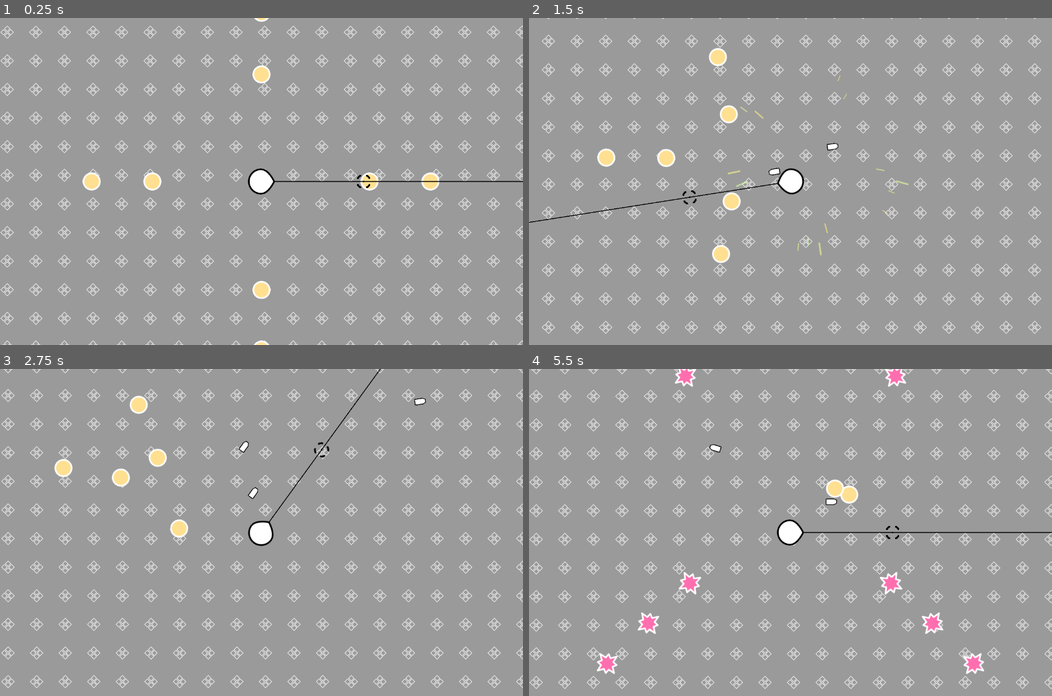
Above: before the commit, frames 1-4 (two rows, left to right).
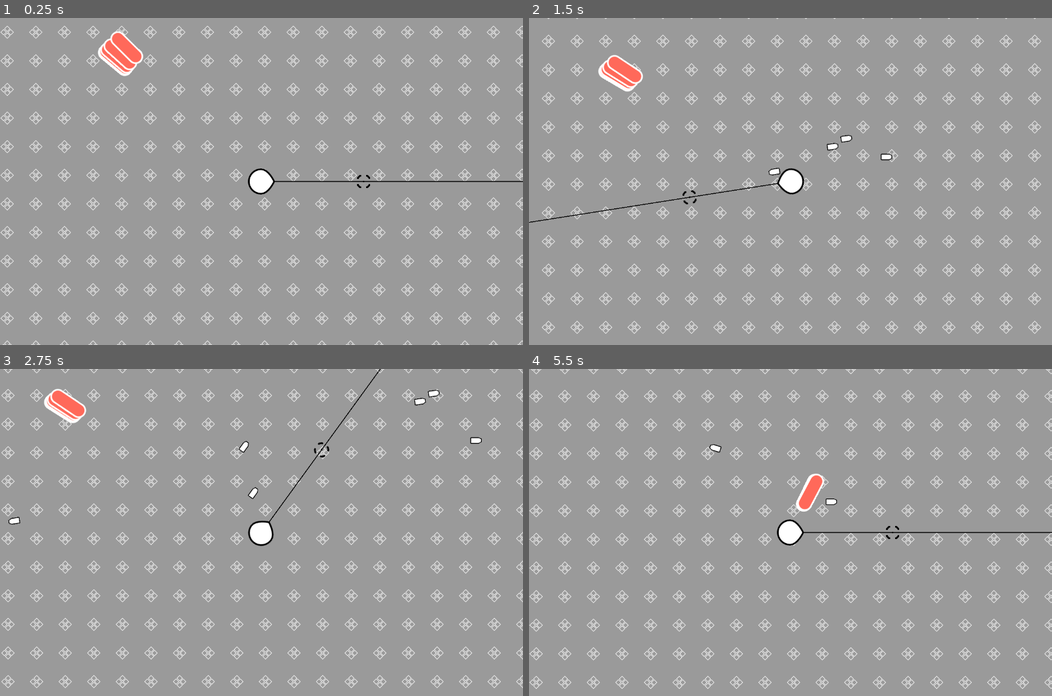
Above: after the commit, the same moments.

Repository: uvmain/zapfour
Game: Godot game, scene res://main/main.tscn
Same seed, same stepped clock (60 frames per second), same inputs: the game is played once before the commit and once after it.
Inputs (mouse positions are in pixels of both pictures, inside the frame that each line leads up to):
- Up to frame 1 (0.25 s): no input
- Up to frame 2 (1.5 s): move the mouse to (905, 165) at 0.52 s; hold D (player_right) 0.53-1.28 s; move the mouse to (685, 197) at 1.27 s; hold S (player_down) from 1.28 s (still down)
- Up to frame 3 (2.75 s): move the mouse to (313, 460) at 2.02 s; release S (player_down) at 2.03 s; hold D (player_right) from 2.03 s (still down)
- Up to frame 4 (5.5 s): move the mouse to (764, 597) at 2.77 s; release D (player_right) at 2.78 s; hold W (player_up) 2.78-3.53 s; move the mouse to (947, 581) at 3.52 s; hold A (player_left) 3.53-5.03 s; move the mouse to (633, 483) at 4.27 s; move the mouse to (816, 532) at 5.02 s; hold S (player_down) from 5.03 s (still down)

The runs differ from the first frame. In frame 1, 1.7% of the frame differs, in the area x 15-84%, y 0-100%; in frame 2, 1.7%; in frame 3, 1.4%; in frame 4, 2.0%, in the area x 13-87%, y 0-94%.

Commit message:
add orange enemies

Diff:
--- a/enemies/enemymanager.tscn
+++ b/enemies/enemymanager.tscn
@@ -6,6 +6,7 @@
 [ext_resource type="PackedScene" uid="uid://bws041j147gsc" path="res://enemies/purple.tscn" id="4_h2t34"]
 [ext_resource type="PackedScene" uid="uid://c4h4s7t45utvu" path="res://enemies/pink.tscn" id="5_rg6qp"]
 [ext_resource type="PackedScene" uid="uid://domdaqyj0327f" path="res://enemies/yellow.tscn" id="6_iehx3"]
+[ext_resource type="PackedScene" uid="uid://cwr3kmlurnr6n" path="res://enemies/orange.tscn" id="7_d78mt"]
 
 [node name="EnemyManager" type="Node2D"]
 script = ExtResource("1_bb3wu")
@@ -21,12 +22,14 @@
 script = ExtResource("2_retea")
 enemy_scene = ExtResource("2_ockr4")
 spawn_type = 1
+spawn_spread = null
 spawn_enabled = false
 
 [node name="Purple" type="Node2D" parent="Spawners"]
 script = ExtResource("2_retea")
 enemy_scene = ExtResource("4_h2t34")
 spawn_type = 2
+spawn_spread = null
 spawn_enabled = false
 
 [node name="Pink" type="Node2D" parent="Spawners"]
@@ -35,6 +38,8 @@
 spawn_count = 12
 spawn_type = 4
 spawn_radius = 600
+spawn_spread = null
+spawn_enabled = false
 
 [node name="Yellow" type="Node2D" parent="Spawners"]
 script = ExtResource("2_retea")
@@ -42,5 +47,14 @@
 spawn_count = 8
 spawn_type = 3
 spawn_radius = 600
+spawn_spread = null
+spawn_enabled = false
+
+[node name="Orange" type="Node2D" parent="Spawners"]
+script = ExtResource("2_retea")
+enemy_scene = ExtResource("7_d78mt")
+spawn_count = 5
+spawn_type = 5
+spawn_spread = null
 
 [node name="EnemyHolder" type="Node2D" parent="." groups=["EnemyHolder"]]
--- /dev/null
+++ b/enemies/orange.tscn
@@ -0,0 +1,12 @@
+[gd_scene load_steps=3 format=3 uid="uid://cwr3kmlurnr6n"]
+
+[ext_resource type="PackedScene" uid="uid://ch1jdmb8t36er" path="res://enemies/base_enemy.tscn" id="1_s7u0o"]
+[ext_resource type="Texture2D" uid="uid://ilnu0sogjhs8" path="res://assets/textures/enemies/orange.png" id="2_bkwn2"]
+
+[node name="Orange" instance=ExtResource("1_s7u0o")]
+speed_variation = 0
+enemy_colour = Color(0.929412, 0.4, 0.172549, 1)
+
+[node name="Sprite2D" parent="." index="2"]
+rotation = 0.0
+texture = ExtResource("2_bkwn2")
--- a/enemies/spawner.gd
+++ b/enemies/spawner.gd
@@ -6,13 +6,15 @@
 	Random,
 	CircleAroundPlayer,
 	Plus,
-	X
+	X,
+	Arc
 }
 
 @export var enemy_scene: PackedScene
 @export var spawn_count: int = 10
 @export var spawn_type: SpawnType = SpawnType.Perimeter
 @export var spawn_radius: int = 500
+@export var spawn_spread: int = 100
 @export var spawn_enabled: bool = true
 
 
@@ -34,3 +36,4 @@
 		SpawnType.CircleAroundPlayer: return SpawnShapes.get_circle_around_player(spawn_count, spawn_radius)
 		SpawnType.X: return SpawnShapes.get_x_positions(spawn_count, spawn_radius)
 		SpawnType.Plus: return SpawnShapes.get_plus_positions(spawn_count, spawn_radius)
+		SpawnType.Arc: return SpawnShapes.get_arc_around_player(spawn_count, spawn_radius, spawn_spread)
--- a/enemies/spawnshapes.gd
+++ b/enemies/spawnshapes.gd
@@ -5,20 +5,25 @@
 var perimeter: Node2D
 var radius
 var points: Array = []
+var player
+var player_position := Vector2.ZERO
 
 func _ready():
-	get_perimeter()
+	setup()
 
 
-func get_perimeter() -> void:
+func setup():
+	points.clear()
+	if !is_instance_valid(player):
+		player = get_tree().get_first_node_in_group("Player")
+	player_position = player.position if is_instance_valid(player) else Vector2.ZERO
 	if !is_instance_valid(perimeter):
 		perimeter = get_tree().get_first_node_in_group("Perimeter")
 	radius = perimeter.radius if is_instance_valid(perimeter) else 1400
 
 
 func get_random_positions_on_perimeter(number_of_points := 4) -> Array:
-	get_perimeter()
-	points.clear()
+	setup()
 	for i in range(number_of_points):
 		var angle = randf_range(0.0, 2.0 * PI)
 		var x = radius * cos(angle)
@@ -28,9 +33,7 @@
 
 
 func get_random_positions_within_perimeter(number_of_points := 4) -> Array:
-	get_perimeter()
-	points.clear()
-	var player = get_tree().get_first_node_in_group("Player")
+	setup()
 	for i in range(number_of_points):
 		var new_position: Vector2 = player.position if is_instance_valid(player) else Vector2.ZERO
 		while new_position.distance_to(player.position) < safe_radius:
@@ -43,11 +46,9 @@
 
 
 func get_x_positions(number_of_points := 9, cross_length := 500):
-	points.clear()
+	setup()
 	var x_positive := 1
 	var y_positive := 1
-	var player = get_tree().get_first_node_in_group("Player")
-	var player_position = player.position if is_instance_valid(player) else Vector2.ZERO
 	number_of_points = number_of_points + 1 if number_of_points % 2 > 0 else number_of_points
 	var segment_length = (cross_length / (ceil(number_of_points) / 4.0) / 2)
 	var vector_length := 0.0
@@ -66,9 +67,7 @@
 
 
 func get_circle_around_player(number_of_points := 4, circle_radius := 500) -> Array:
-	var player = get_tree().get_first_node_in_group("Player")
-	var player_position = player.position if is_instance_valid(player) else Vector2.ZERO
-	points.clear()
+	setup()
 	for point in range(number_of_points):
 		var angle_point = deg_to_rad(point * 360.0 / number_of_points - 90)
 		points.append(player_position + Vector2(cos(angle_point), sin(angle_point)) * (circle_radius))
@@ -76,11 +75,9 @@
 
 
 func get_plus_positions(number_of_points := 9, cross_length := 500):
-	points.clear()
+	setup()
 	var x_positive := 1
 	var y_positive := 1
-	var player = get_tree().get_first_node_in_group("Player")
-	var player_position = player.position if is_instance_valid(player) else Vector2.ZERO
 	number_of_points = number_of_points + 1 if number_of_points % 2 > 0 else number_of_points
 	var segment_length = (cross_length / (ceil(number_of_points) / 4.0) / 2)
 	var vector_length := 0.0
@@ -96,3 +93,16 @@
 			new_position = Vector2((cross_length - vector_length) * x_positive, 0)
 		points.append(new_position + player_position)
 	return points
+
+
+func get_arc_around_player(number_of_points := 9, distance_from_player := 500, arc_degrees := 70):
+	setup()
+	var starting_angle = randf_range(0.0, 2.0 * PI)
+	var spread = deg_to_rad(arc_degrees) / float(number_of_points)
+	print(starting_angle)
+	for i in range(number_of_points):
+		var x = distance_from_player * cos(starting_angle + deg_to_rad(spread))
+		var y = distance_from_player * sin(starting_angle + deg_to_rad(spread))
+		spread += spread
+		points.append(Vector2(x, y))
+	return points
Binary file added: assets/textures/enemies/orange.png
Not shown, added: assets/textures/enemies/orange.png.import
Not shown: 1 places in enemies/enemymanager.tscn that only renumber resources
